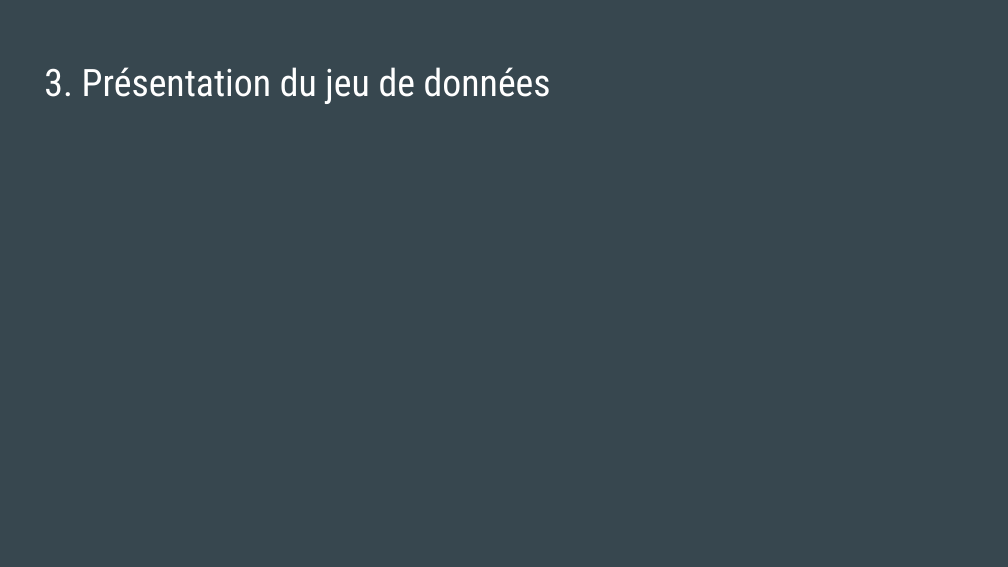
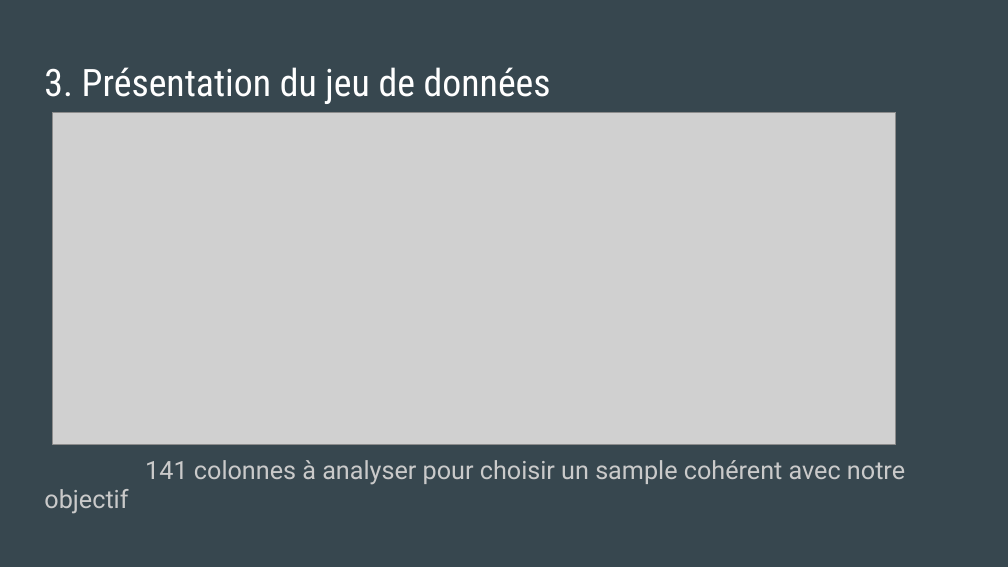
Before and after one commit to MarieDeSmedt/FoodFlix, a slide deck: slide 8 of FOODFLIX.pptx. Drawn at 1008x567 pixels with LibreOffice and Linux fonts; fonts in the diff are those of the drawing; grey boxes stand for pictures. Boxes give left, top, right and bottom in pixels: in the first picture for what was removed or moved away, otherwise in the second. Text is boxed around its words. In the diff, an @@ line names an element or a change of style, - is before the commit and + after.

Commit message:
upload ppt

```diff
--- a/FOODFLIX.pptx
+++ b/FOODFLIX.pptx
@@ picture added at <box>52,112,896,445</box> @@
@@ text added at <box>145,460,905,485</box>, 18 pt, text #CACACA @@
+141 colonnes à analyser pour choisir un sample cohérent avec notre objectif
```
Also in this commit, not shown: 1 slide added, 1 other file.
